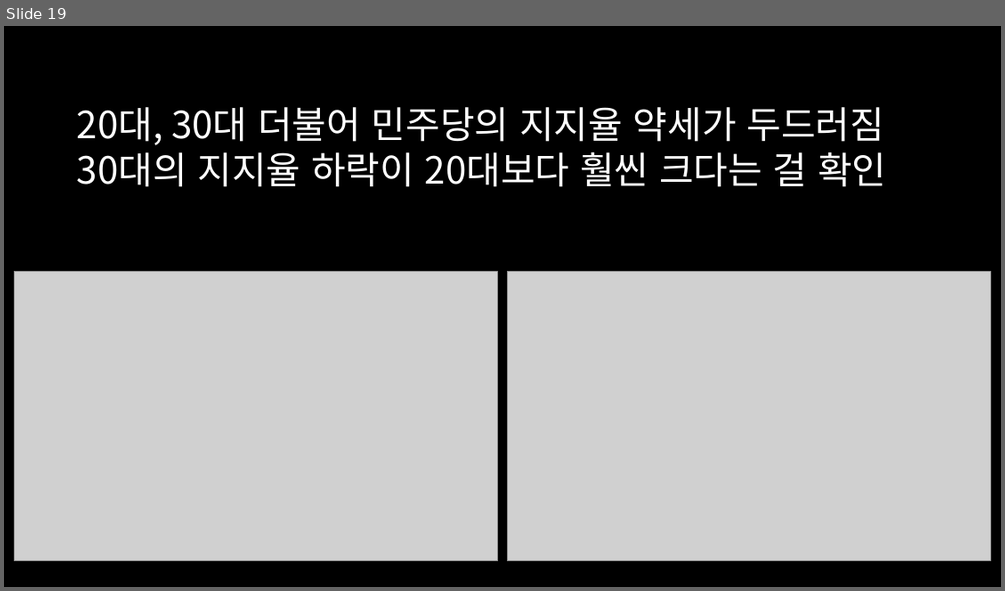
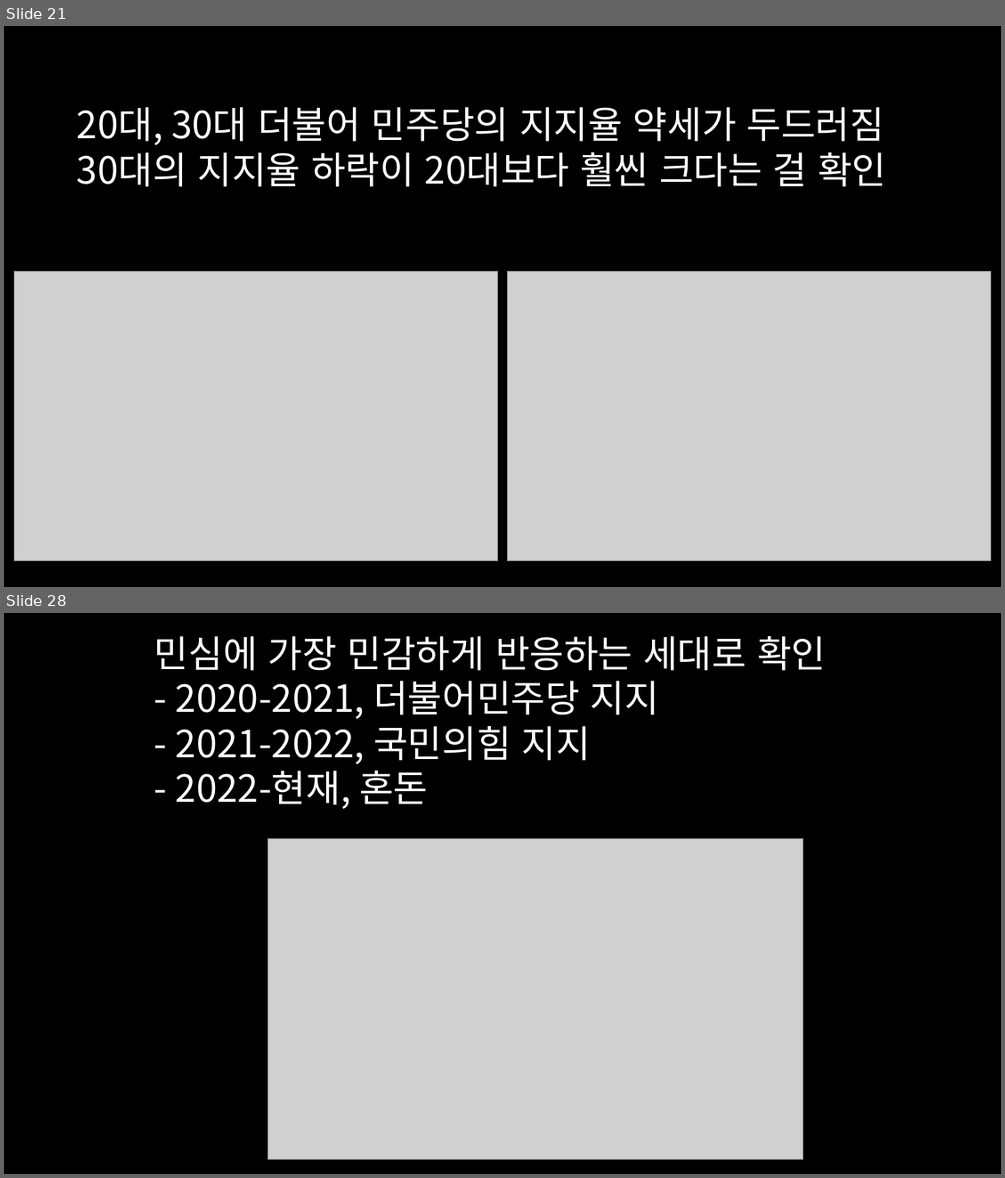
Before and after one commit to dschloe/streamlit-election-analysis, a slide deck: 프레젠테이션1.pptx. Shown one above the other, each under a label of ours: slide 19 before the commit, slides 21 and 28 after it; the slides between them are not shown. The pictures are 1005x591 and 1005x1178 pixels, drawn with LibreOffice and Linux fonts; fonts in the diff are those of the drawing; grey boxes stand for pictures. Boxes give left, top, right and bottom in pixels: in the first picture for what was removed or moved away, otherwise in the second. Text is boxed around its words. In the diff, an @@ line names an element or a change of style, - is before the commit and + after.

```diff
--- a/프레젠테이션1.pptx
+++ b/프레젠테이션1.pptx
@@ slide 28 added at (x1=4, y1=613, x2=1001, y2=1174), background #000000 @@
@@ text added at (x1=154, y1=636, x2=825, y2=809), 36 pt, text #FFFFFF @@
+민심에 가장 민감하게 반응하는 세대로 확인
+- 2020-2021, 더불어민주당 지지
+- 2021-2022, 국민의힘 지지
+- 2022-현재, 혼돈
@@ picture added at (x1=268, y1=838, x2=802, y2=1159) @@
@@ what was slide 19 is now slide 21 @@
```
Also in this commit, not shown: 3 slides changed, 11 other slides added, 14 other files.
